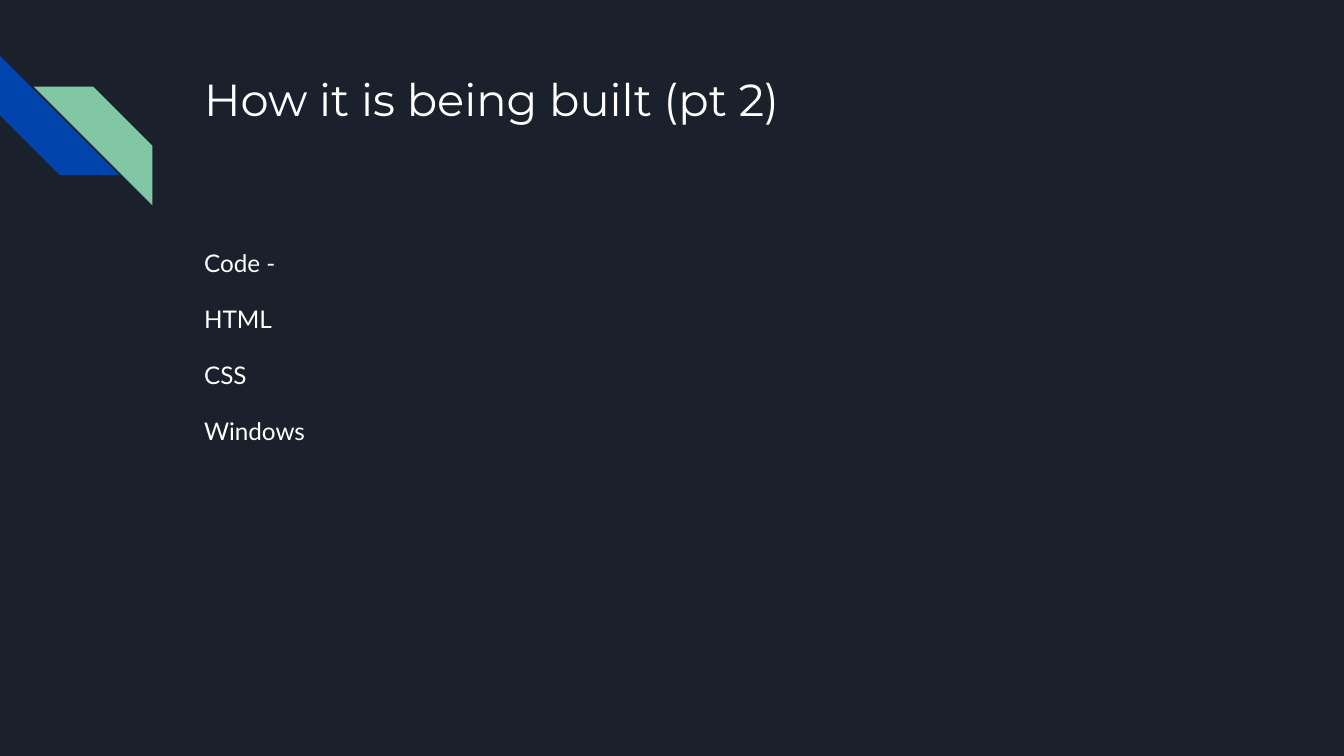
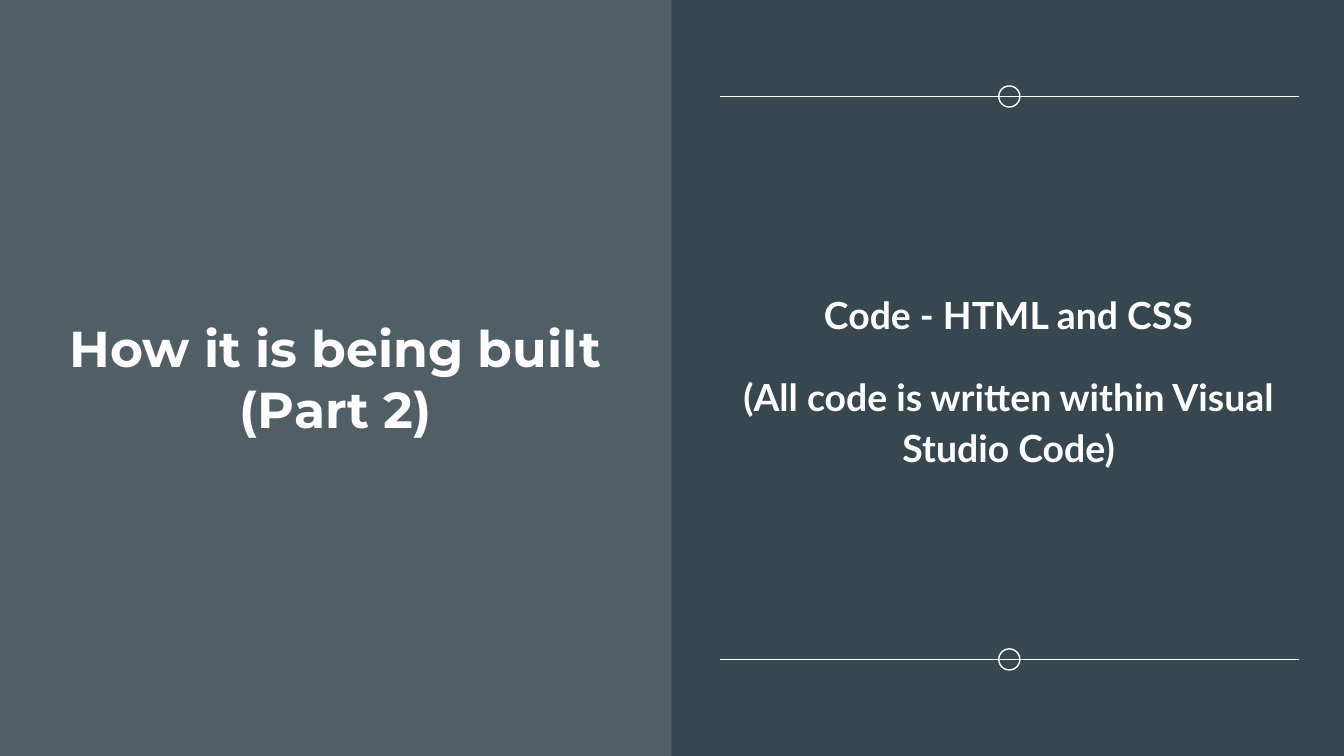
Before and after one commit to UnterLort/EverythingBasketball, a slide deck: slide 6 of Everything_Basketball_progress.pptx. Drawn at 1344x756 pixels with LibreOffice and Linux fonts; fonts in the diff are those of the drawing. Boxes give left, top, right and bottom in pixels: in the first picture for what was removed or moved away, otherwise in the second. Text is boxed around its words. In the diff, an @@ line names an element or a change of style, - is before the commit and + after.

```diff
--- a/Everything_Basketball_progress.pptx
+++ b/Everything_Basketball_progress.pptx
@@ background #1B212C to #37474F @@
@@ rectangle added at [0,0,672,755], fill #FFFFFF at 13% opacity @@
@@ diag stripe removed at [0,56,118,175] @@
@@ diag stripe removed at [34,86,152,204] @@
@@ ellipse added at [999,86,1020,108], outline #FFFFFF 0.75 pt @@
@@ line added from (719, 97) to (1300, 97), #FFFFFF 0.75 pt @@
@@ title "How it is being built" at [70,327,602,438]: vertical alignment top to middle @@
@@ text removed at [204,254,305,440] @@
-Code -
-HTML
-CSS
-Windows
@@ title at [70,327,602,438]: text changed; size 24 to 27 pt; bold on @@
-How it is being built (pt 2)
+How it is being built
+(Part 2)
@@ text added at [743,301,1273,468], 20 pt, text #FFFFFF, bold @@
+Code - HTML and CSS
+(All code is written within Visual Studio Code)
@@ ellipse added at [999,649,1020,671], outline #FFFFFF 0.75 pt @@
@@ line added from (719, 660) to (1300, 660), #FFFFFF 0.75 pt @@
```
Also in this commit, not shown: 13 other slides changed, 6 slides added.
